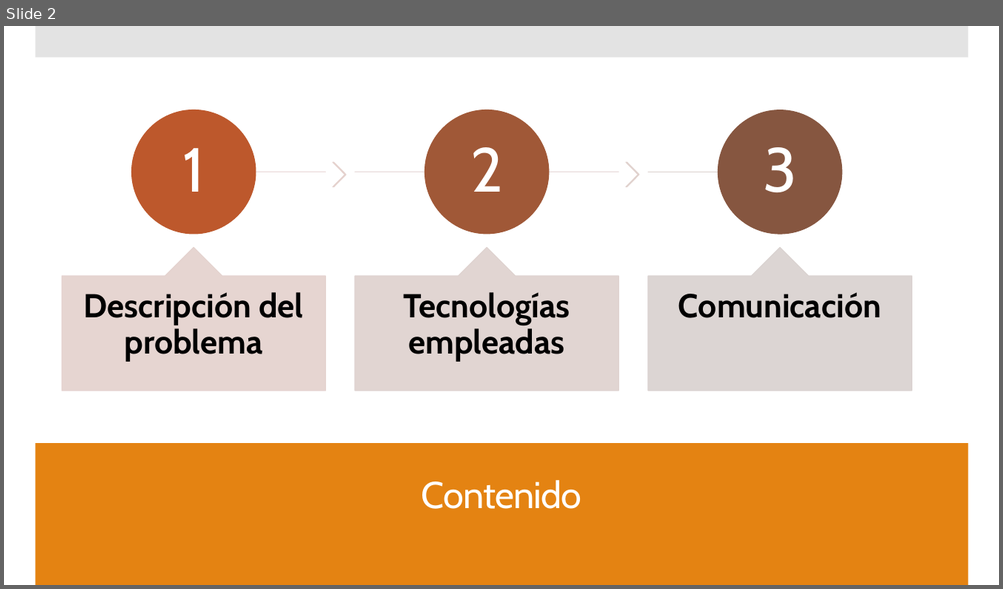
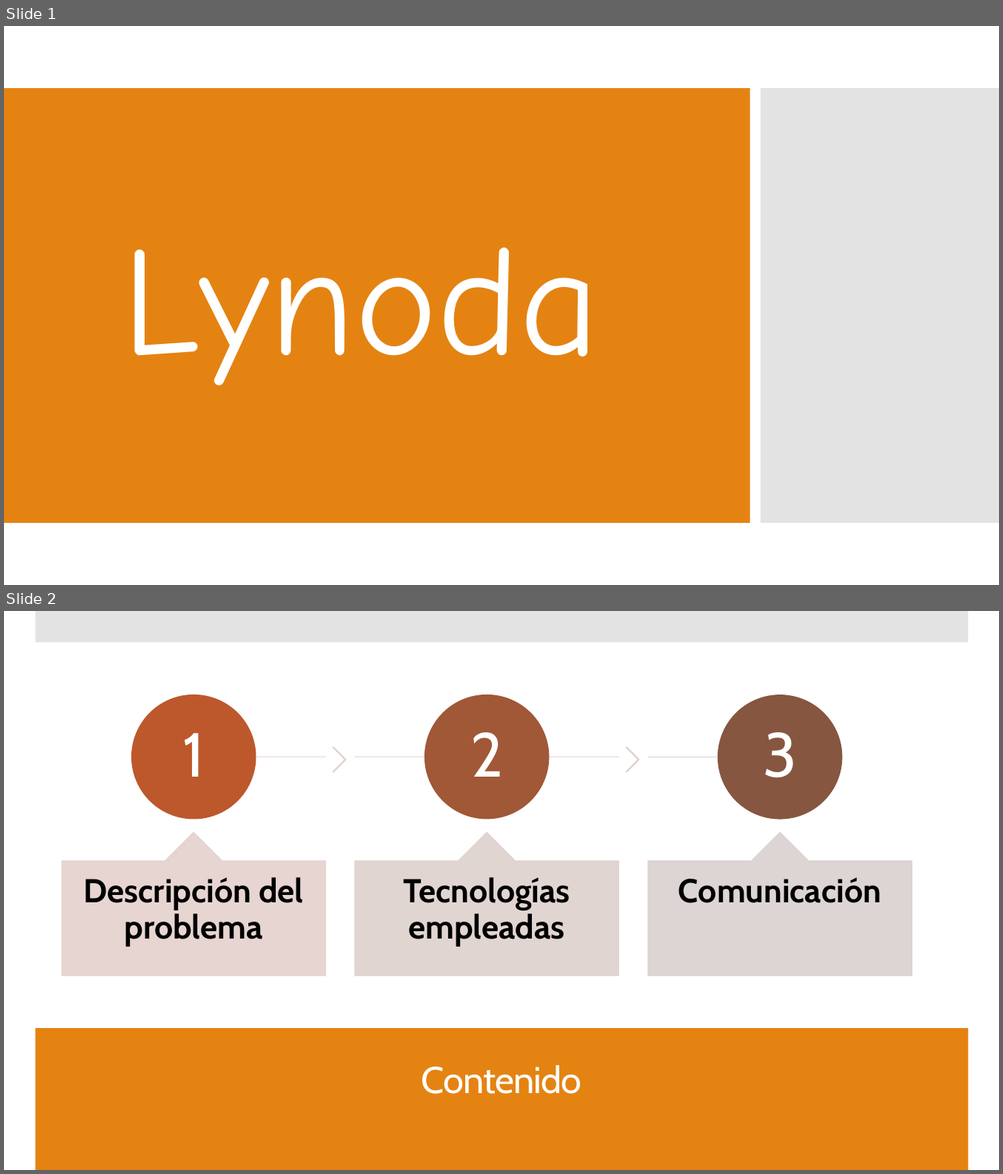
Before and after one commit to nonorr2/ProyectoIt, a slide deck: Documentacion/Presentación.pptx. Shown one above the other, each under a label of ours: slide 2 before the commit, slides 1 and 2 after it. The pictures are 1003x589 and 1003x1174 pixels, drawn with LibreOffice and Linux fonts; fonts in the diff are those of the drawing. Boxes give left, top, right and bottom in pixels: in the first picture for what was removed or moved away, otherwise in the second. Text is boxed around its words. In the diff, an @@ line names an element or a change of style, - is before the commit and + after.

Commit message:
pe
pre

```diff
--- a/Documentacion/Presentación.pptx
+++ b/Documentacion/Presentación.pptx
@@ slide 1 added at bbox=[4, 26, 999, 585], background #FFFFFF @@
@@ rectangle added at bbox=[4, 88, 750, 523], fill #E48312 @@
@@ rectangle added at bbox=[760, 88, 999, 523], fill #C8C8C8 at 50% opacity @@
@@ subtitle added at bbox=[122, 247, 600, 386], 150 pt, text #FFFFFF @@
+Lynoda
```
Also in this commit, not shown: 1 slide removed.
